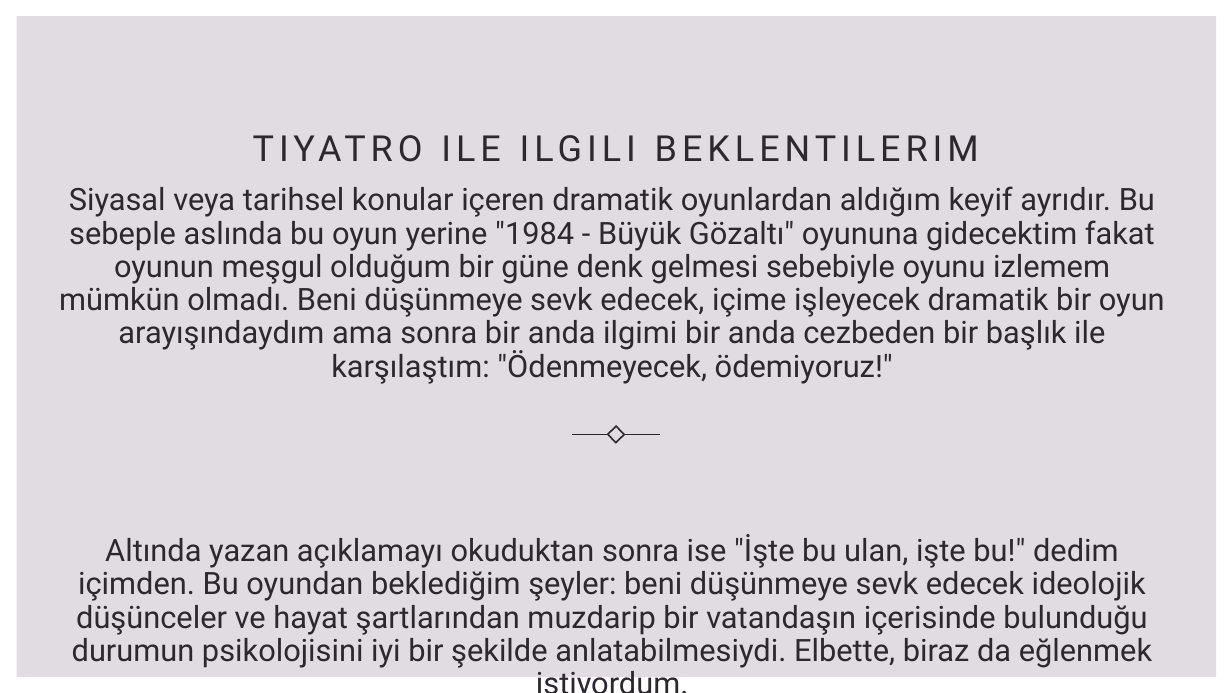
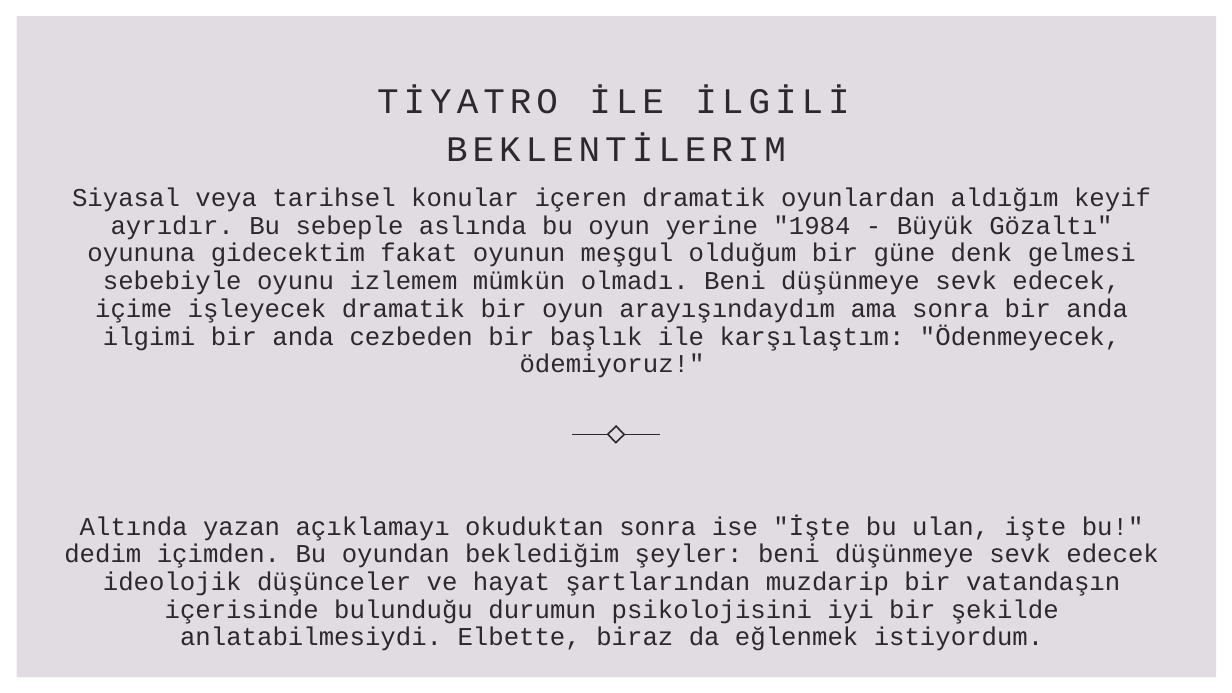
Before and after one commit to omeraslandev/omeraslandev.github.io, a slide deck: slide 2 of sunum.pptx. Drawn at 1232x693 pixels with LibreOffice and Linux fonts; fonts in the diff are those of the drawing. Boxes give left, top, right and bottom in pixels: in the first picture for what was removed or moved away, otherwise in the second. Text is boxed around its words. In the diff, an @@ line names an element or a change of style, - is before the commit and + after.

```diff
--- a/sunum.pptx
+++ b/sunum.pptx
@@ title at bbox=[377, 89, 849, 161]: text changed; font Roboto to Courier New @@
-TIYATRO ILE ILGILI BEKLENTILERIM
+TİYATRO İLE İLGİLİ BEKLENTİLERIM
@@ text "Siyasal veya tarihsel konular içeren ..." at bbox=[64, 187, 1158, 646]: size 24 to 20 pt, font Roboto to Courier New @@
```
Also in this commit, not shown: 5 other slides changed.
